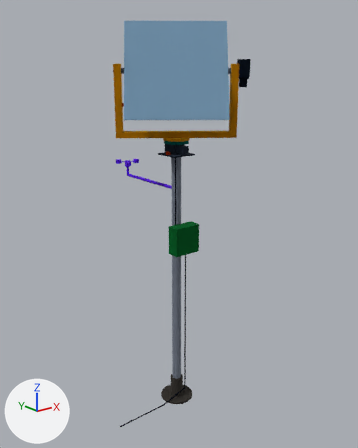
Two versions of the glTF model media/model.glb, one commit apart.
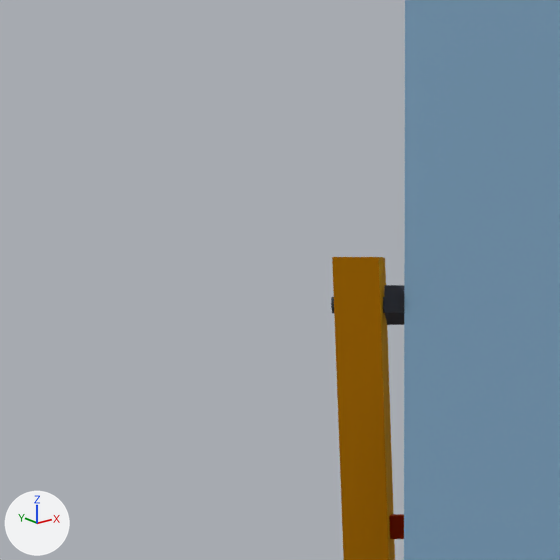
Old and new are each drawn whole from a camera (50 mm lens) standing at (-1.872, -2.366, 2.213) and looking at (0.068, 0.059, 1.243) and again close up on the part from 17% to 41% of the width and 5% to 24% of the height. Arrows for +X, +Y and +Z are at lower left; the lights stay in place. The older version's two pictures come first. Where no turn or scale is listed for an object, it has been applied to the vertices.

Names of what the first close-up shows: 'Backing panel and torque tube', 'Glass mirror, 600 x 600 mm', 'Printed gimbal yoke (ASA)' and 1 more.
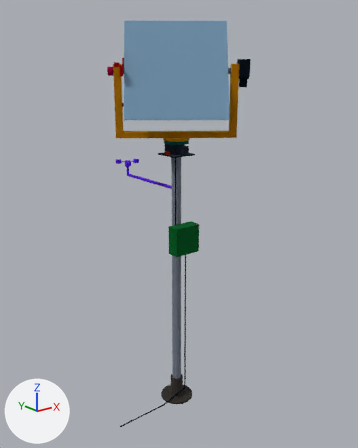
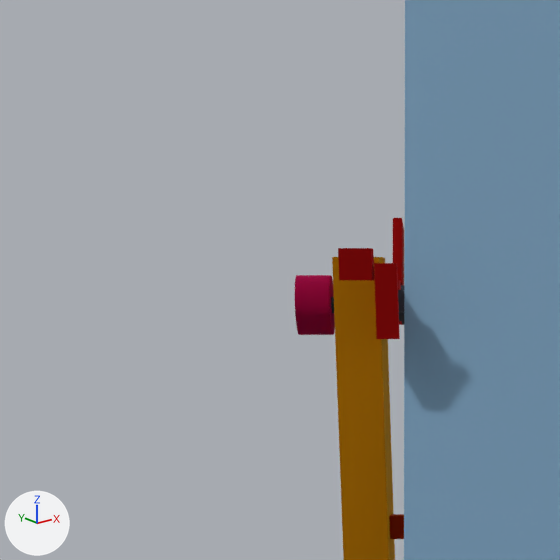
Boxes (x1, y1, x2, y2) around the edits, measured in the close-ups (560 x 560 px):
'Stow stop and latch', added (red)
    after: (338, 218, 404, 339)
'Drive preload springs (2)', added
    after: (295, 275, 335, 335)

The change, as a diff of the scene's bpy script:
```diff
--- a/media/model.glb.py
+++ b/media/model.glb.py
@@ mat_mat_13 @@
+mat_mat_13 = principled_material('mat_13')
+mat_mat_13.base_color = (0.485, 0.0116, 0.0116)  # red #b91c1c
+mat_mat_13.metallic = 1.0
+mat_mat_13.roughness = 1.0
@@ mat_mat_12 @@
+mat_mat_12 = principled_material('mat_12')
+mat_mat_12.base_color = (0.515, 0.00913, 0.109)  # pink #be185d
+mat_mat_12.metallic = 1.0
+mat_mat_12.roughness = 1.0
@@ me_stow_stop_and_latch @@
+me_stow_stop_and_latch.from_pydata(...)  # 44 vertices, 76 faces; spans x -0.3309..-0.2165, y 0.1128..0.2211, z 2.1725..2.2733
+me_stow_stop_and_latch.materials.append(mat_mat_13)  # red #b91c1c
@@ me_drive_preload_springs__2 @@
+me_drive_preload_springs__2.from_pydata(...)  # 504 vertices, 1000 faces; spans x -0.331..0.025, y -0.025..0.257, z 1.662..2.225
+me_drive_preload_springs__2.materials.append(mat_mat_12)  # pink #be185d
@@ ob_stow_stop_and_latch @@
+ob_stow_stop_and_latch = bpy.data.objects.new('Stow stop and latch', me_stow_stop_and_latch)
+ob_stow_stop_and_latch.location = (0.0, 0.0, 0.0)
@@ ob_drive_preload_springs__2 @@
+ob_drive_preload_springs__2 = bpy.data.objects.new('Drive preload springs (2)', me_drive_preload_springs__2)
+ob_drive_preload_springs__2.location = (0.0, 0.0, 0.0)
```
